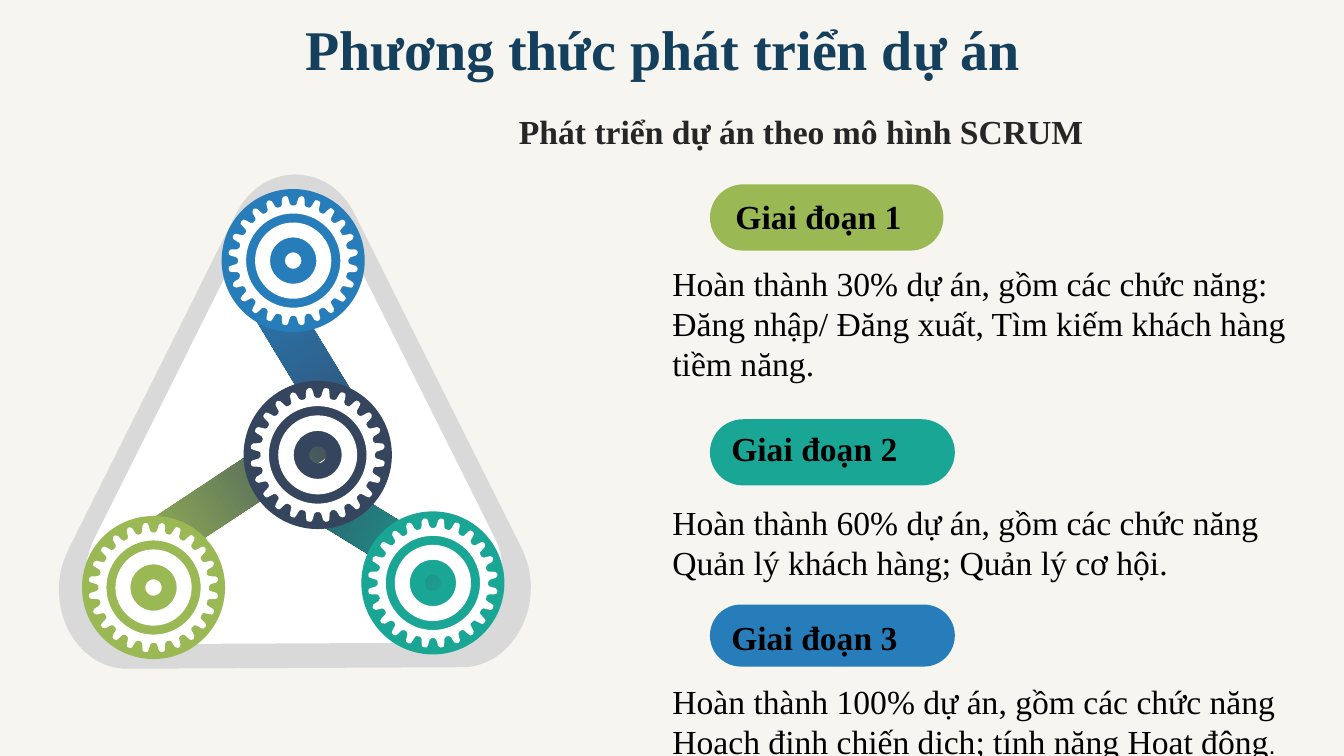
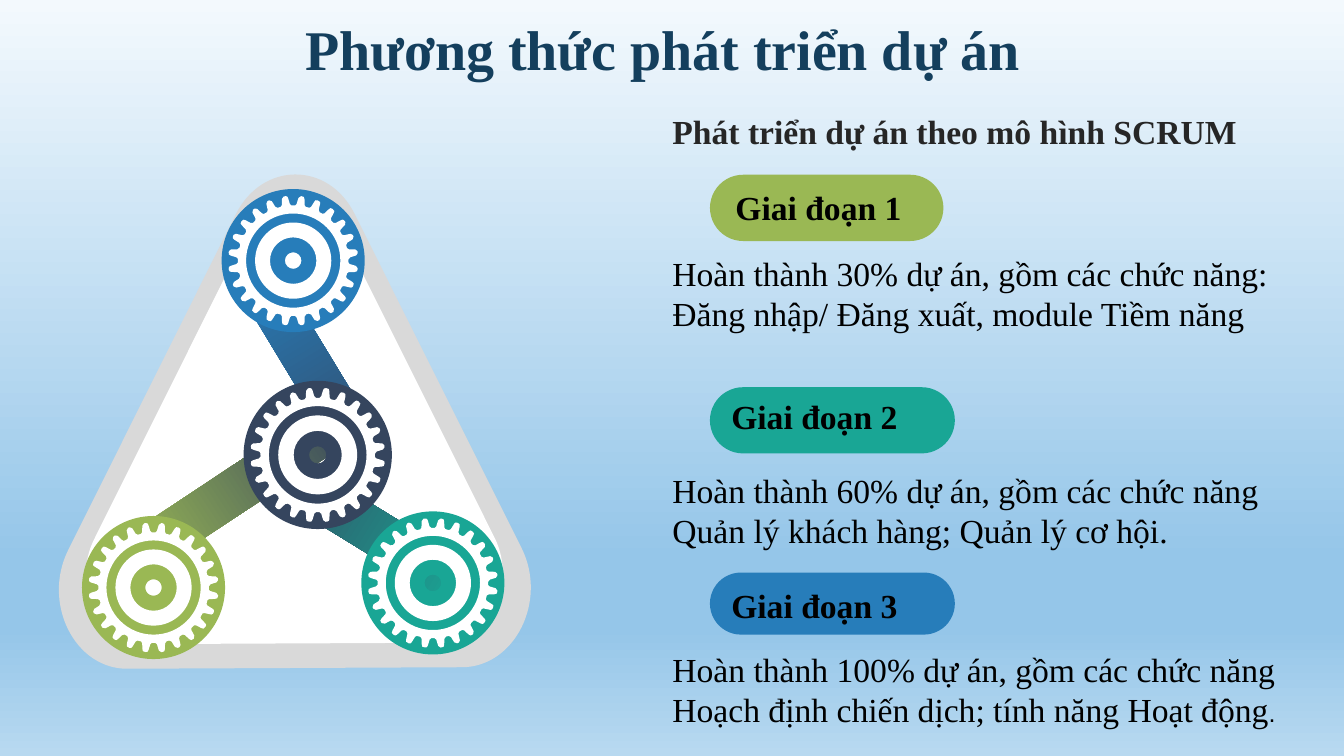
Before and after one commit to vubao98/Nhom-1, a slide deck: slide 10 of DELIVERABLES/Nghiệm thu đợt 1/NHOM1_QTDA.pptx. Drawn at 1344x756 pixels with LibreOffice and Linux fonts; fonts in the diff are those of the drawing. Boxes give left, top, right and bottom in pixels: in the first picture for what was removed or moved away, otherwise in the second. Text is boxed around its words. In the diff, an @@ line names an element or a change of style, - is before the commit and + after.

```diff
--- a/DELIVERABLES/Nghiệm thu đợt 1/NHOM1_QTDA.pptx
+++ b/DELIVERABLES/Nghiệm thu đợt 1/NHOM1_QTDA.pptx
@@ background #DDD9C3 at 24% opacity to gradient #F3F9FD to #95C6E9 to #B8D9F0 @@
@@ text "Phát triển dự án theo ...": place and size @@
-text "Phát triển dự án theo ..." at (519, 119, 1083, 151)
+text "Phát triển dự án theo ..." at (672, 119, 1236, 151)
@@ rounded rectangle: place and size @@
-rounded rectangle at (710, 185, 944, 251)
+rounded rectangle at (710, 174, 944, 241)
@@ text "Giai đoạn 1": place and size @@
-text "Giai đoạn 1" at (735, 205, 902, 236)
+text "Giai đoạn 1" at (735, 196, 902, 226)
@@ text at (672, 261, 1268, 333): text changed @@
-Hoàn thành 30% dự án, gồm các chức năng: Đăng nhập/ Đăng xuất, Tìm kiếm khách hàng tiềm năng.
+Hoàn thành 30% dự án, gồm các chức năng: Đăng nhập/ Đăng xuất, module Tiềm năng
@@ 3 texts, 2 rounded rectangles: place and size @@
-3 texts, 2 rounded rectangles at (672, 419, 1258, 667)
+3 texts, 2 rounded rectangles at (672, 387, 1258, 635)
@@ text "Hoàn thành 100% dự án, ..." rewrapped from (672, 689, 1275, 756) to (672, 657, 1275, 729) @@
```
Also in this commit, not shown: 21 other slides changed, 2 slides added, 8 slides removed.
